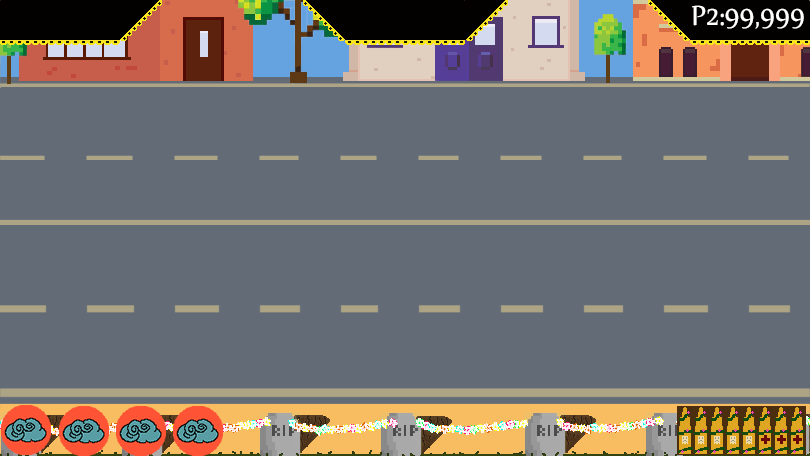
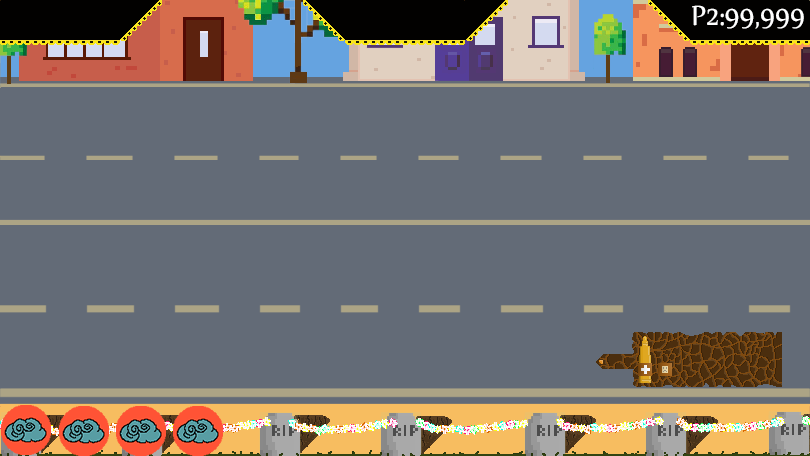
Before/after of a 810x456 layered artwork. What changed in the layer stack:
added layer "Layer 7" above "Layer 7 copy" over [658, 363, 672, 376]
added layer "Layer 7 copy" above "Layer 3" over [638, 363, 652, 376]
painted on "Layer 3" over [639, 336, 805, 454]
removed layer "Layer 4" over [677, 406, 806, 455]
added layer "Layer 8" above "P2:99,999" over [596, 332, 782, 387]
